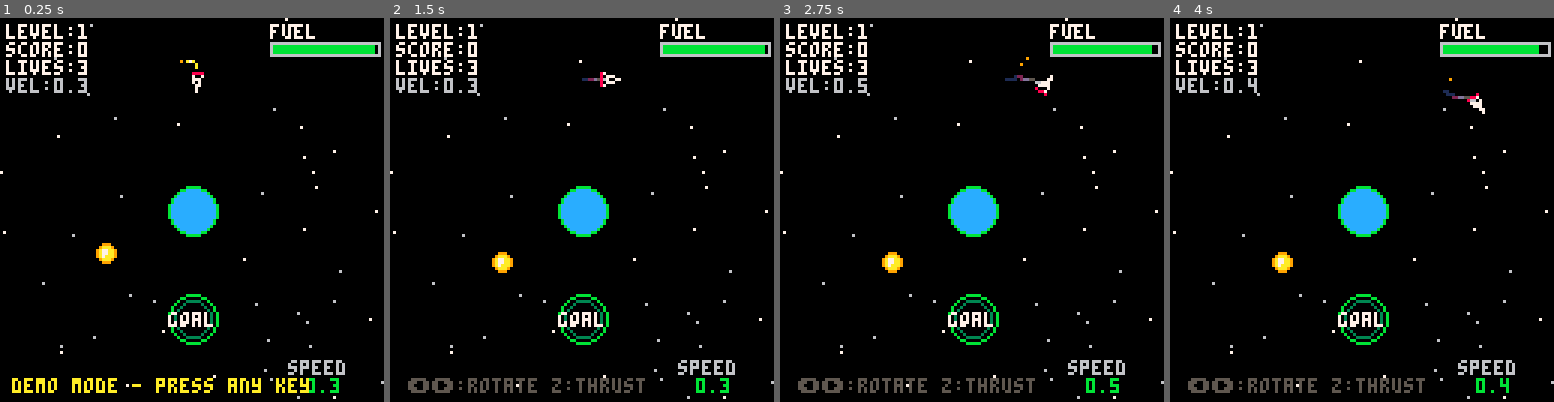
Above: before the commit, frames 1-4 (left to right).
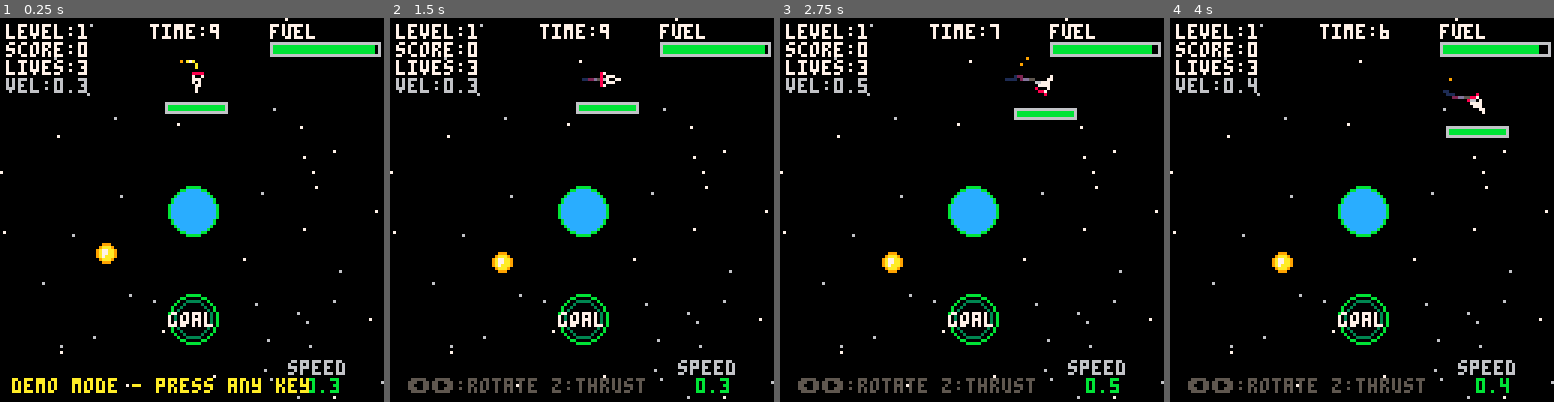
Above: after the commit, the same moments.

Repository: wevibecode/game
Game: PICO-8 cartridge game.p8
The game is run twice, just before and just after one commit, with the same random seed, the same clock (stepped at 60 frames per second) and the same inputs.
Inputs:
- Up to frame 1 (0.25 s): no input
- Up to frame 2 (1.5 s): tap O (Z key) at 0.7 s
- Up to frame 3 (2.75 s): hold Right 1.6-2.1 s; tap O (Z key) at 1.7, 2.1, 2.5 s; hold Right from 2.47 s (still down)
- Up to frame 4 (4 s): tap O (Z key) at 2.9, 3.3, 3.7 s; release Right at 3.03 s; hold Left 3.08-3.58 s

The runs differ from the first frame. In frame 1, 0.8% of the frame differs, in the area x 39-60%, y 1-25%; in frame 2, 0.8%; in frame 3, 0.8%; in frame 4, 0.8%.

Commit message:
Deploy game build #2744

Diff:
--- a/game.p8
+++ b/game.p8
@@ -40,6 +40,7 @@
 won=false
 trail={}
 trail_max=30
+timer=300 -- countdown timer (10 seconds at 30fps)
 
 -- demo mode
 demo_mode=false
@@ -76,6 +77,7 @@
  ship.fuel=100
  gameover=false
  won=false
+ timer=300 -- reset timer (10 seconds at 30fps)
 
  planets={}
  fuel_pickups={}
@@ -578,6 +580,16 @@
   -- refill fuel when landing on goal
   ship.fuel=ship.max_fuel
  end
+
+ -- update timer (only when playing)
+ if not gameover and not won then
+  timer-=1
+  if timer<=0 then
+   lives-=1
+   gameover=true
+   return
+  end
+ end
 end
 
 function _draw()
@@ -669,10 +681,35 @@
   line(sx,sy,thrust_x,thrust_y,flame_col)
  end
 
+ -- fuel bar below ship
+ local bar_width=20
+ local bar_height=3
+ local bar_x=sx-bar_width/2
+ local bar_y=sy+8
+ local fuel_pct_ship=ship.fuel/ship.max_fuel
+
+ -- background bar
+ rectfill(bar_x,bar_y,bar_x+bar_width,bar_y+bar_height,1)
+ -- fuel level
+ local fuel_bar_width=bar_width*fuel_pct_ship
+ local fuel_col=11 -- green
+ if fuel_pct_ship<0.3 then fuel_col=8 end -- red when low
+ if fuel_pct_ship<0.5 and fuel_pct_ship>=0.3 then fuel_col=10 end -- yellow when medium
+ rectfill(bar_x,bar_y,bar_x+fuel_bar_width,bar_y+bar_height,fuel_col)
+ -- border
+ rect(bar_x,bar_y,bar_x+bar_width,bar_y+bar_height,6)
+
  -- ui
  print("level:"..level,2,2,7)
  print("score:"..score,2,8,7)
  print("lives:"..lives,2,14,7)
+
+ -- timer display
+ local seconds=flr(timer/30)
+ local timer_col=7
+ if seconds<3 then timer_col=8 end -- red when low
+ if seconds<5 and seconds>=3 then timer_col=10 end -- yellow when medium
+ print("time:"..seconds,50,2,timer_col)
 
  -- fuel bar
  local fuel_pct=ship.fuel/ship.max_fuel
Not shown, changed: game.js
